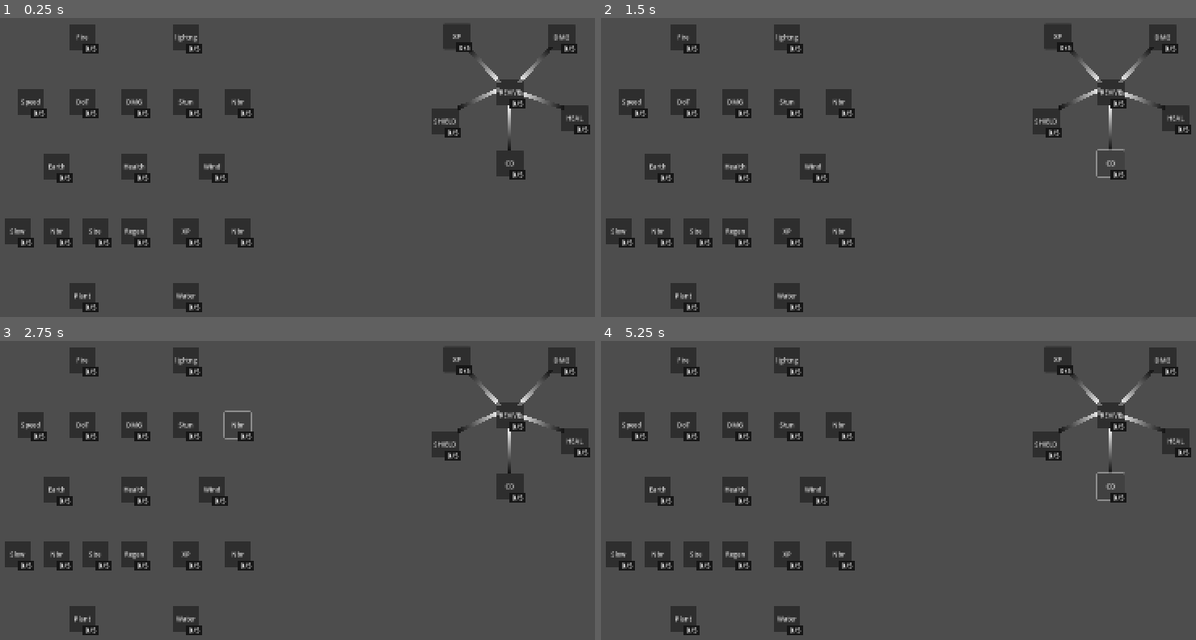
Above: before the commit, frames 1-4 (two rows, left to right).
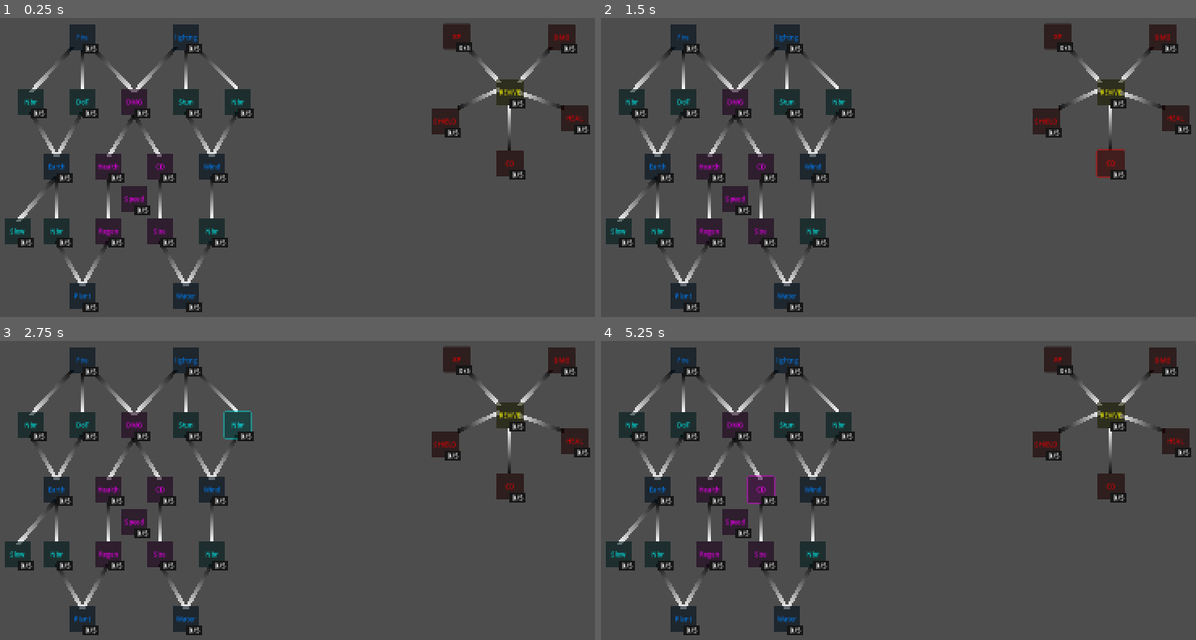
Above: after the commit, the same moments.

Repository: astonedf/Survivor
Game: Godot game, scene res://ui/level_upgrades/spell_tree.tscn
Same seed, same stepped clock (60 frames per second), same inputs: the game is played once before the commit and once after it. This scene is started directly instead of the project's main scene.
Inputs:
- Up to frame 1 (0.25 s): no input
- Up to frame 2 (1.5 s): click "XP" at 0.5 s; click "CD" at 1.25 s
- Up to frame 3 (2.75 s): click "Nbr" at 2 s
- Up to frame 4 (5.25 s): click "Nbr" at 2.75 s; click "XP" at 3.5 s; click "Size" at 4.25 s; click "CD" at 5 s

The runs differ from the first frame. In frame 1, 6.3% of the frame differs, in the area x 1-99%, y 5-95%; in frame 2, 6.7%; in frame 3, 6.6%; in frame 4, 6.7%.

Commit message:
spell tree

Diff:
--- a/Survivor/scenes/main/main.tscn
+++ b/Survivor/scenes/main/main.tscn
@@ -1,8 +1,8 @@
 [gd_scene load_steps=12 format=4 uid="uid://bvtilgfs7sbk6"]
 
-[ext_resource type="Texture2D" uid="uid://dfnwg3km1fr3n" path="res://scenes/main/ts_dungeon.png" id="1_6q06x"]
-[ext_resource type="Texture2D" uid="uid://boytuax7c8d0y" path="res://scenes/main/TopDownFantasy_Forest_v1/TopDownFantasy-Forest/Tiles/Tileset.png" id="2_ow5a4"]
-[ext_resource type="Texture2D" uid="uid://cpir78vrqcbpj" path="res://scenes/main/TopDownFantasy_Forest_v1/TopDownFantasy-Forest/Decorations/Decorations.png" id="3_hujxm"]
+[ext_resource type="Texture2D" uid="uid://dfnwg3km1fr3n" path="res://assets/ts_dungeon.png" id="1_6q06x"]
+[ext_resource type="Texture2D" uid="uid://boytuax7c8d0y" path="res://assets/TopDownFantasy_Forest_v1/TopDownFantasy-Forest/Tiles/Tileset.png" id="2_ow5a4"]
+[ext_resource type="Texture2D" uid="uid://cpir78vrqcbpj" path="res://assets/TopDownFantasy_Forest_v1/TopDownFantasy-Forest/Decorations/Decorations.png" id="3_hujxm"]
 [ext_resource type="PackedScene" uid="uid://ck3m3011vrrgm" path="res://characters/the_witch/the_witch.tscn" id="4_yyfjg"]
 [ext_resource type="PackedScene" uid="uid://b0158jo3181dg" path="res://ui/hud/hud.tscn" id="6_hujxm"]
 [ext_resource type="PackedScene" uid="uid://chdxmebrxwpo7" path="res://characters/the_hand/the_hand.tscn" id="6_ow5a4"]
--- a/Survivor/ui/level_upgrades/spell_tree.tscn
+++ b/Survivor/ui/level_upgrades/spell_tree.tscn
@@ -40,6 +40,7 @@
 gradient = SubResource("Gradient_7p7bw")
 
 [node name="TreeButton" parent="HandTree" instance=ExtResource("1_em4sy")]
+self_modulate = Color(1, 0, 0, 1)
 layout_mode = 1
 offset_left = 221.0
 offset_top = 126.0
@@ -50,6 +51,7 @@
 text = "XP"
 
 [node name="TreeButton2" parent="HandTree" instance=ExtResource("1_em4sy")]
+self_modulate = Color(1, 0, 0, 1)
 layout_mode = 1
 offset_left = 480.0
 offset_top = 128.0
@@ -60,6 +62,7 @@
 text = "DMG"
 
 [node name="TreeButton3" parent="HandTree" instance=ExtResource("1_em4sy")]
+self_modulate = Color(1, 0, 0, 1)
 layout_mode = 1
 offset_left = 512.0
 offset_top = 328.0
@@ -70,6 +73,7 @@
 text = "HEAL"
 
 [node name="TreeButton4" parent="HandTree" instance=ExtResource("1_em4sy")]
+self_modulate = Color(1, 0, 0, 1)
 layout_mode = 1
 offset_left = 352.0
 offset_top = 440.0
@@ -80,6 +84,7 @@
 text = "CD"
 
 [node name="TreeButton5" parent="HandTree" instance=ExtResource("1_em4sy")]
+self_modulate = Color(1, 0, 0, 1)
 layout_mode = 1
 offset_left = 192.0
 offset_top = 336.0
@@ -90,6 +95,7 @@
 text = "SHIELD"
 
 [node name="TreeButton6" parent="HandTree" instance=ExtResource("1_em4sy")]
+self_modulate = Color(1, 1, 0, 1)
 layout_mode = 1
 offset_left = 352.0
 offset_top = 264.0
@@ -105,7 +111,118 @@
 offset_right = 768.0
 offset_bottom = 896.0
 
+[node name="Line2D6" type="Line2D" parent="WitchTree"]
+position = Vector2(-936, 56)
+points = PackedVector2Array(1184, 128, 1288, 240)
+gradient = SubResource("Gradient_7p7bw")
+
+[node name="Line2D7" type="Line2D" parent="WitchTree"]
+position = Vector2(-936, 56)
+points = PackedVector2Array(1392, 128, 1288, 240)
+gradient = SubResource("Gradient_7p7bw")
+
+[node name="Line2D8" type="Line2D" parent="WitchTree"]
+position = Vector2(-936, 56)
+points = PackedVector2Array(1416, 136, 1416, 232)
+gradient = SubResource("Gradient_7p7bw")
+
+[node name="Line2D9" type="Line2D" parent="WitchTree"]
+position = Vector2(-936, 56)
+points = PackedVector2Array(1440, 128, 1544, 232)
+gradient = SubResource("Gradient_7p7bw")
+
+[node name="Line2D10" type="Line2D" parent="WitchTree"]
+position = Vector2(-936, 56)
+points = PackedVector2Array(1136, 128, 1032, 240)
+gradient = SubResource("Gradient_7p7bw")
+
+[node name="Line2D11" type="Line2D" parent="WitchTree"]
+position = Vector2(-936, 56)
+points = PackedVector2Array(1160, 136, 1160, 232)
+gradient = SubResource("Gradient_7p7bw")
+
+[node name="Line2D12" type="Line2D" parent="WitchTree"]
+position = Vector2(-936, 56)
+points = PackedVector2Array(1160, 136, 1160, 232)
+gradient = SubResource("Gradient_7p7bw")
+
+[node name="Line2D13" type="Line2D" parent="WitchTree"]
+position = Vector2(-936, 56)
+points = PackedVector2Array(1032, 288, 1096, 400)
+gradient = SubResource("Gradient_7p7bw")
+
+[node name="Line2D14" type="Line2D" parent="WitchTree"]
+position = Vector2(-936, 56)
+points = PackedVector2Array(1160, 288, 1096, 400)
+gradient = SubResource("Gradient_7p7bw")
+
+[node name="Line2D15" type="Line2D" parent="WitchTree"]
+position = Vector2(-936, 56)
+points = PackedVector2Array(1288, 296, 1224, 400)
+gradient = SubResource("Gradient_7p7bw")
+
+[node name="Line2D20" type="Line2D" parent="WitchTree"]
+position = Vector2(-936, 56)
+points = PackedVector2Array(1288, 296, 1352, 400)
+gradient = SubResource("Gradient_7p7bw")
+
+[node name="Line2D16" type="Line2D" parent="WitchTree"]
+position = Vector2(-936, 56)
+points = PackedVector2Array(1224, 456, 1224, 552)
+gradient = SubResource("Gradient_7p7bw")
+
+[node name="Line2D21" type="Line2D" parent="WitchTree"]
+position = Vector2(-936, 56)
+points = PackedVector2Array(1352, 456, 1352, 552)
+gradient = SubResource("Gradient_7p7bw")
+
+[node name="Line2D17" type="Line2D" parent="WitchTree"]
+position = Vector2(-936, 56)
+points = PackedVector2Array(1416, 288, 1480, 400)
+gradient = SubResource("Gradient_7p7bw")
+
+[node name="Line2D18" type="Line2D" parent="WitchTree"]
+position = Vector2(-936, 56)
+points = PackedVector2Array(1544, 288, 1480, 400)
+gradient = SubResource("Gradient_7p7bw")
+
+[node name="Line2D19" type="Line2D" parent="WitchTree"]
+position = Vector2(-936, 56)
+points = PackedVector2Array(1480, 448, 1480, 552)
+gradient = SubResource("Gradient_7p7bw")
+
+[node name="Line2D22" type="Line2D" parent="WitchTree"]
+position = Vector2(-936, 56)
+points = PackedVector2Array(1096, 456, 1096, 552)
+gradient = SubResource("Gradient_7p7bw")
+
+[node name="Line2D23" type="Line2D" parent="WitchTree"]
+position = Vector2(-936, 56)
+points = PackedVector2Array(1096, 448, 1000, 560)
+gradient = SubResource("Gradient_7p7bw")
+
+[node name="Line2D24" type="Line2D" parent="WitchTree"]
+position = Vector2(-936, 56)
+points = PackedVector2Array(1096, 608, 1160, 720)
+gradient = SubResource("Gradient_7p7bw")
+
+[node name="Line2D25" type="Line2D" parent="WitchTree"]
+position = Vector2(-936, 56)
+points = PackedVector2Array(1224, 608, 1160, 720)
+gradient = SubResource("Gradient_7p7bw")
+
+[node name="Line2D26" type="Line2D" parent="WitchTree"]
+position = Vector2(-936, 56)
+points = PackedVector2Array(1352, 608, 1416, 720)
+gradient = SubResource("Gradient_7p7bw")
+
+[node name="Line2D27" type="Line2D" parent="WitchTree"]
+position = Vector2(-936, 56)
+points = PackedVector2Array(1480, 608, 1416, 720)
+gradient = SubResource("Gradient_7p7bw")
+
 [node name="TreeButton" parent="WitchTree" instance=ExtResource("1_em4sy")]
+self_modulate = Color(0, 0.509804, 1, 1)
 layout_mode = 1
 anchor_right = 0.083
 offset_left = 192.0
@@ -117,6 +234,7 @@
 text = "Fire"
 
 [node name="TreeButton2" parent="WitchTree" instance=ExtResource("1_em4sy")]
+self_modulate = Color(1, 0, 1, 1)
 layout_mode = 1
 anchor_right = 0.083
 offset_left = 320.0
@@ -128,6 +246,7 @@
 text = "DMG"
 
 [node name="TreeButton3" parent="WitchTree" instance=ExtResource("1_em4sy")]
+self_modulate = Color(0, 0.509804, 1, 1)
 layout_mode = 1
 anchor_right = 0.083
 offset_left = 448.0
@@ -139,6 +258,7 @@
 text = "lightng"
 
 [node name="TreeButton4" parent="WitchTree" instance=ExtResource("1_em4sy")]
+self_modulate = Color(0, 1, 1, 1)
 layout_mode = 1
 anchor_right = 0.083
 offset_left = 448.0
@@ -150,6 +270,7 @@
 text = "Stun"
 
 [node name="TreeButton5" parent="WitchTree" instance=ExtResource("1_em4sy")]
+self_modulate = Color(0, 1, 1, 1)
 layout_mode = 1
 anchor_right = 0.083
 offset_left = 192.0
@@ -160,7 +281,20 @@
 grow_vertical = 1
 text = "DoT"
 
+[node name="TreeButton19" parent="WitchTree" instance=ExtResource("1_em4sy")]
+self_modulate = Color(0, 1, 1, 1)
+layout_mode = 1
+anchor_right = 0.083
+offset_left = 64.0
+offset_top = 288.0
+offset_right = 64.256
+offset_bottom = 288.384
+grow_horizontal = 1
+grow_vertical = 1
+text = "Nbr"
+
 [node name="TreeButton6" parent="WitchTree" instance=ExtResource("1_em4sy")]
+self_modulate = Color(0, 1, 1, 1)
 layout_mode = 1
 anchor_right = 0.083
 offset_left = 576.0
@@ -172,6 +306,7 @@
 text = "Nbr"
 
 [node name="TreeButton7" parent="WitchTree" instance=ExtResource("1_em4sy")]
+self_modulate = Color(0, 0.509804, 1, 1)
 layout_mode = 1
 anchor_right = 0.083
 offset_left = 512.0
@@ -183,6 +318,7 @@
 text = "Wind"
 
 [node name="TreeButton17" parent="WitchTree" instance=ExtResource("1_em4sy")]
+self_modulate = Color(0, 0.509804, 1, 1)
 layout_mode = 1
 anchor_right = 0.083
 offset_left = 448.0
@@ -194,6 +330,7 @@
 text = "Water"
 
 [node name="TreeButton8" parent="WitchTree" instance=ExtResource("1_em4sy")]
+self_modulate = Color(0, 0.509804, 1, 1)
 layout_mode = 1
 anchor_right = 0.083
 offset_left = 192.0
@@ -205,6 +342,7 @@
 text = "Plant"
 
 [node name="TreeButton9" parent="WitchTree" instance=ExtResource("1_em4sy")]
+self_modulate = Color(0, 0.509804, 1, 1)
 layout_mode = 1
 anchor_right = 0.083
 offset_left = 128.0
@@ -216,61 +354,67 @@
 text = "Earth"
 
 [node name="TreeButton10" parent="WitchTree" instance=ExtResource("1_em4sy")]
-layout_mode = 1
-anchor_right = 0.083
-offset_left = 64.0
-offset_top = 288.0
-offset_right = 64.256
-offset_bottom = 288.384
+self_modulate = Color(1, 0, 1, 1)
+layout_mode = 1
+anchor_right = 0.083
+offset_left = 320.0
+offset_top = 528.0
+offset_right = 320.256
+offset_bottom = 528.384
 grow_horizontal = 1
 grow_vertical = 1
 text = "Speed"
 
 [node name="TreeButton11" parent="WitchTree" instance=ExtResource("1_em4sy")]
-layout_mode = 1
-anchor_right = 0.083
-offset_left = 320.0
+self_modulate = Color(1, 0, 1, 1)
+layout_mode = 1
+anchor_right = 0.083
+offset_left = 256.0
 offset_top = 608.0
-offset_right = 320.256
+offset_right = 256.256
 offset_bottom = 608.384
 grow_horizontal = 1
 grow_vertical = 1
 text = "Regen"
 
 [node name="TreeButton12" parent="WitchTree" instance=ExtResource("1_em4sy")]
-layout_mode = 1
-anchor_right = 0.083
-offset_left = 320.0
+self_modulate = Color(1, 0, 1, 1)
+layout_mode = 1
+anchor_right = 0.083
+offset_left = 256.0
 offset_top = 448.0
-offset_right = 320.256
+offset_right = 256.256
 offset_bottom = 448.384
 grow_horizontal = 1
 grow_vertical = 1
 text = "Health"
 
 [node name="TreeButton13" parent="WitchTree" instance=ExtResource("1_em4sy")]
-layout_mode = 1
-anchor_right = 0.083
-offset_left = 448.0
+self_modulate = Color(1, 0, 1, 1)
+layout_mode = 1
+anchor_right = 0.083
+offset_left = 384.0
+offset_top = 448.0
+offset_right = 384.256
+offset_bottom = 448.384
+grow_horizontal = 1
+grow_vertical = 1
+text = "CD"
+
+[node name="TreeButton14" parent="WitchTree" instance=ExtResource("1_em4sy")]
+self_modulate = Color(1, 0, 1, 1)
+layout_mode = 1
+anchor_right = 0.083
+offset_left = 384.0
 offset_top = 608.0
-offset_right = 448.256
+offset_right = 384.256
 offset_bottom = 608.384
 grow_horizontal = 1
 grow_vertical = 1
-text = "XP"
-
-[node name="TreeButton14" parent="WitchTree" instance=ExtResource("1_em4sy")]
-layout_mode = 1
-anchor_right = 0.083
-offset_left = 224.0
-offset_top = 608.0
-offset_right = 224.256
-offset_bottom = 608.384
-grow_horizontal = 1
-grow_vertical = 1
 text = "Size"
 
 [node name="TreeButton15" parent="WitchTree" instance=ExtResource("1_em4sy")]
+self_modulate = Color(0, 1, 1, 1)
 layout_mode = 1
 anchor_right = 0.083
 offset_left = 32.0
@@ -282,6 +426,7 @@
 text = "Slow"
 
 [node name="TreeButton16" parent="WitchTree" instance=ExtResource("1_em4sy")]
+self_modulate = Color(0, 1, 1, 1)
 layout_mode = 1
 anchor_right = 0.083
 offset_left = 128.0
@@ -293,11 +438,12 @@
 text = "Nbr"
 
 [node name="TreeButton18" parent="WitchTree" instance=ExtResource("1_em4sy")]
-layout_mode = 1
-anchor_right = 0.083
-offset_left = 576.0
+self_modulate = Color(0, 1, 1, 1)
+layout_mode = 1
+anchor_right = 0.083
+offset_left = 512.0
 offset_top = 608.0
-offset_right = 576.256
+offset_right = 512.256
 offset_bottom = 608.384
 grow_horizontal = 1
 grow_vertical = 1
Binary file added: Survivor/assets/1.png
Not shown, added: Survivor/assets/1.png.import
Binary file added: Survivor/assets/TopDownFantasy_Forest_v1/1.png
Not shown, changed: Survivor/assets/TopDownFantasy_Forest_v1/1.png.import
Renamed: Survivor/scenes/main/TopDownFantasy_Forest_v1/TopDownFantasy-Forest/Decorations/Decorations.png -> Survivor/assets/TopDownFantasy_Forest_v1/TopDownFantasy-Forest/Decorations/Decorations.png
Not shown, changed: Survivor/assets/TopDownFantasy_Forest_v1/TopDownFantasy-Forest/Decorations/Decorations.png.import
Renamed: Survivor/scenes/main/TopDownFantasy_Forest_v1/TopDownFantasy-Forest/Mockup1.png -> Survivor/assets/TopDownFantasy_Forest_v1/TopDownFantasy-Forest/Mockup1.png
Not shown, changed: Survivor/assets/TopDownFantasy_Forest_v1/TopDownFantasy-Forest/Mockup1.png.import
Renamed: Survivor/scenes/main/TopDownFantasy_Forest_v1/TopDownFantasy-Forest/Mockup2.png -> Survivor/assets/TopDownFantasy_Forest_v1/TopDownFantasy-Forest/Mockup2.png
Not shown, changed: Survivor/assets/TopDownFantasy_Forest_v1/TopDownFantasy-Forest/Mockup2.png.import
Renamed: Survivor/scenes/main/TopDownFantasy_Forest_v1/TopDownFantasy-Forest/Mockup3.png -> Survivor/assets/TopDownFantasy_Forest_v1/TopDownFantasy-Forest/Mockup3.png
Not shown, changed: Survivor/assets/TopDownFantasy_Forest_v1/TopDownFantasy-Forest/Mockup3.png.import
(and 8 more such lines)
